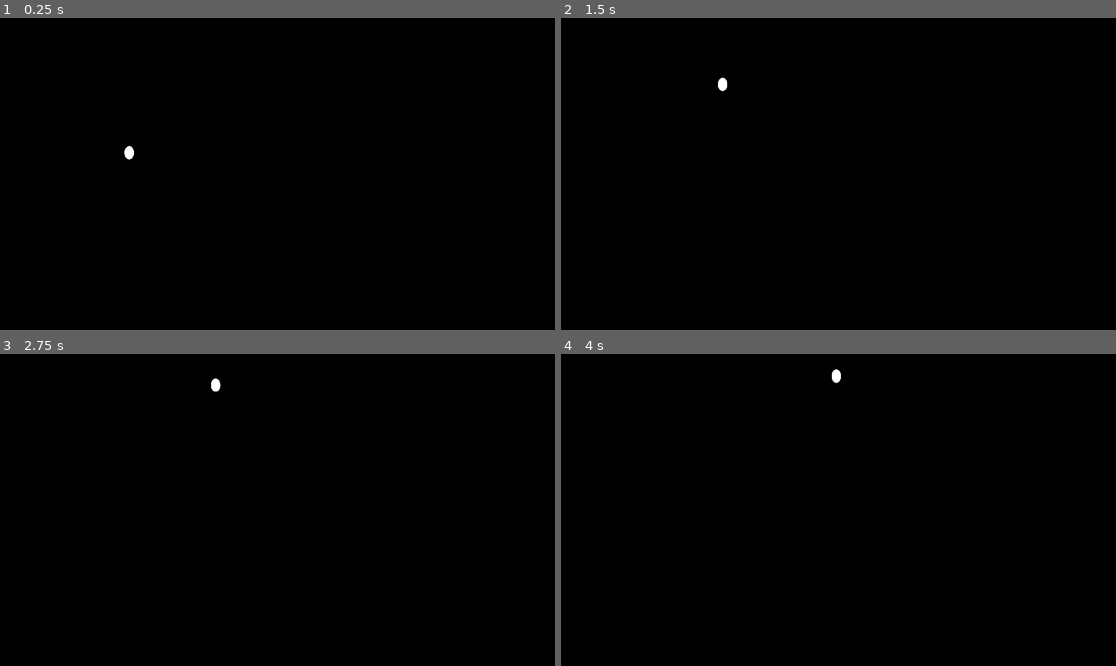
Above: before the commit, frames 1-4 (two rows, left to right).
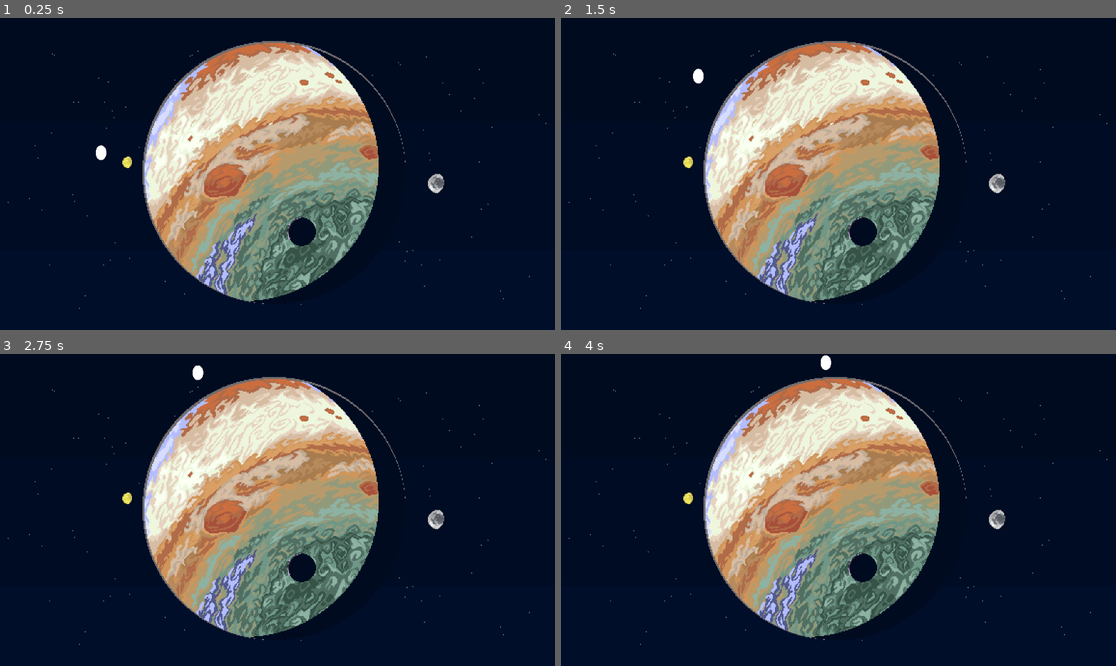
Above: after the commit, the same moments.

Repository: ThreeChooseOne/loopiter
Game: Godot game, scene res://main.tscn
Two runs of this game, one before a commit and one after it. Both use one fixed random seed, a clock stepped at 60 frames per second and the inputs below.
Inputs:
- Up to frame 1 (0.25 s): no input
- Up to frame 2 (1.5 s): no input
- Up to frame 3 (2.75 s): no input
- Up to frame 4 (4 s): no input

The runs differ from the first frame. In frame 1, 100% of the frame differs, in the area x 0-100%, y 0-100%; in frame 2, 100%; in frame 3, 100%; in frame 4, 100%.

Commit message:
add static background (temp)

Diff:
--- a/main.tscn
+++ b/main.tscn
@@ -1,7 +1,8 @@
-[gd_scene load_steps=4 format=3 uid="uid://3dw6xlotynkf"]
+[gd_scene load_steps=5 format=3 uid="uid://3dw6xlotynkf"]
 
-[ext_resource type="Script" uid="uid://bdm1t4likdkrr" path="res://orbit.gd" id="1_j4n3n"]
-[ext_resource type="Script" uid="uid://dkwumx5aqm8c4" path="res://main.gd" id="1_ynt7j"]
+[ext_resource type="Script" uid="uid://d227o2lv8oxjh" path="res://orbit.gd" id="1_j4n3n"]
+[ext_resource type="Script" uid="uid://b045i43aucklb" path="res://main.gd" id="1_ynt7j"]
+[ext_resource type="Texture2D" uid="uid://cpd33lvyxjedx" path="res://assets/background-test.png" id="2_h2yge"]
 
 [sub_resource type="Curve2D" id="Curve2D_a2kch"]
 _data = {
@@ -12,9 +13,14 @@
 [node name="Main" type="Node2D"]
 script = ExtResource("1_ynt7j")
 
+[node name="StaticBackground" type="Sprite2D" parent="."]
+position = Vector2(576, 324)
+scale = Vector2(0.5, 0.5)
+texture = ExtResource("2_h2yge")
+
 [node name="Orbit" type="Path2D" parent="."]
 unique_name_in_owner = true
-position = Vector2(48, -93.4518)
-scale = Vector2(1, 1.38071)
+position = Vector2(-37.1291, -138.114)
+scale = Vector2(1.12097, 1.54569)
 curve = SubResource("Curve2D_a2kch")
 script = ExtResource("1_j4n3n")
Binary file added: assets/background-test.png
Not shown, added: assets/background-test.png.import
